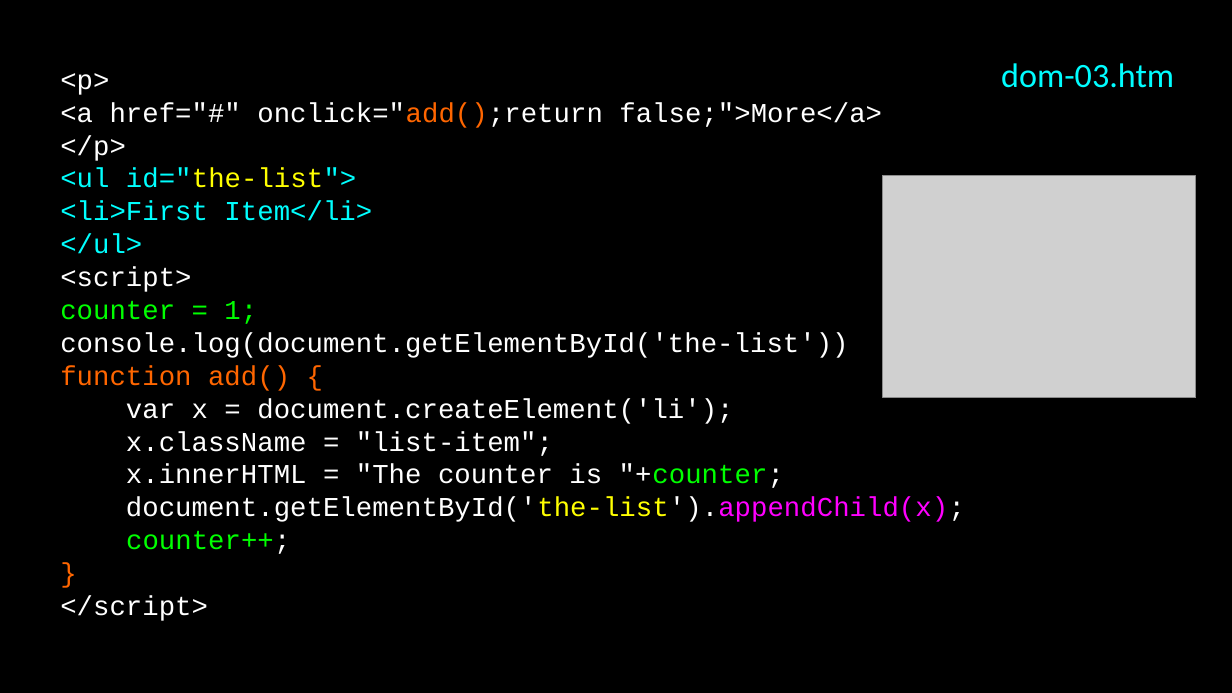
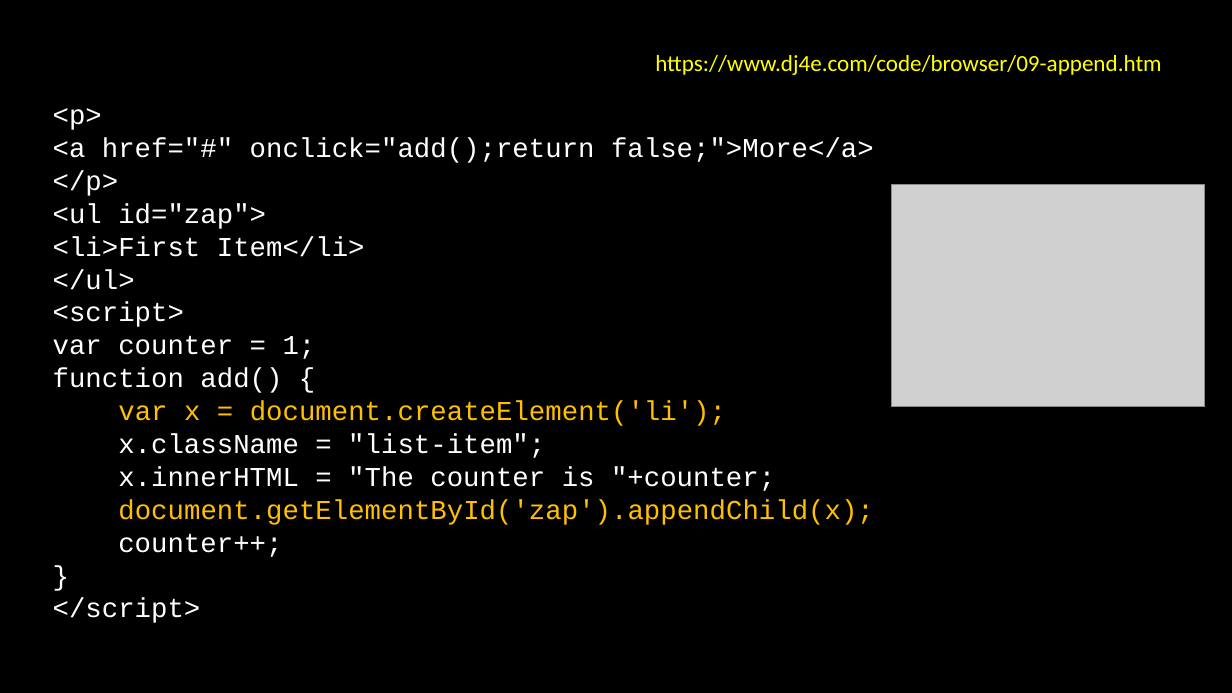
Before and after one commit to csev/dj4e, a slide deck: slide 22 of lectures/JS-03-Browser.pptx (slide 16 before the commit). Drawn at 1232x693 pixels with LibreOffice and Linux fonts; fonts in the diff are those of the drawing; grey boxes stand for pictures. Boxes give left, top, right and bottom in pixels: in the first picture for what was removed or moved away, otherwise in the second. Text is boxed around its words. In the diff, an @@ line names an element or a change of style, - is before the commit and + after.

```diff
--- a/lectures/JS-03-Browser.pptx
+++ b/lectures/JS-03-Browser.pptx
@@ text added at bbox=[655, 55, 1161, 75], 18 pt, text #FFFF00 @@
+https://www.dj4e.com/code/browser/09-append.htm
@@ free removed at bbox=[986, 49, 1190, 99] @@
-dom-03.htm
@@ free "<p>": place and size @@
-free "<p>" at bbox=[56, 49, 1191, 634]
+free "<p>" at bbox=[49, 90, 1184, 630]
@@ text in free at bbox=[53, 138, 874, 557]: text colour #FF6600 to #FFFFFF in "onclick="add();return", "function add() {", "}"; text colour #00FFFF to #FFFFFF in "<li>First Item</li>", "</ul>"; text colour #FFFFFF to #FFC000 in "var x = document.createElement('li');"; text colour #00FF00 to #FFFFFF in ""+counter;", "counter++;" @@
@@ text in free at bbox=[53, 204, 266, 229]: text changed; text colour #00FFFF to #FFFFFF @@
-<ul id="the-list">
+<ul id="zap">
@@ picture: place and size @@
-picture at bbox=[884, 176, 1197, 397]
+picture at bbox=[892, 185, 1205, 407]
@@ text in free at bbox=[53, 335, 316, 359]: text changed @@
-counter = 1;
-console.log(document.getElementById('the-list'))
+var counter = 1;
@@ text in free at bbox=[118, 500, 873, 525]: text changed; text colour #FFFFFF to #FFC000 @@
-document.getElementById('the-list').appendChild(x);
+document.getElementById('zap').appendChild(x);
```
Also in this commit, not shown: 1 other slide changed, 16 slides added, 14 slides removed, 27 other files.
